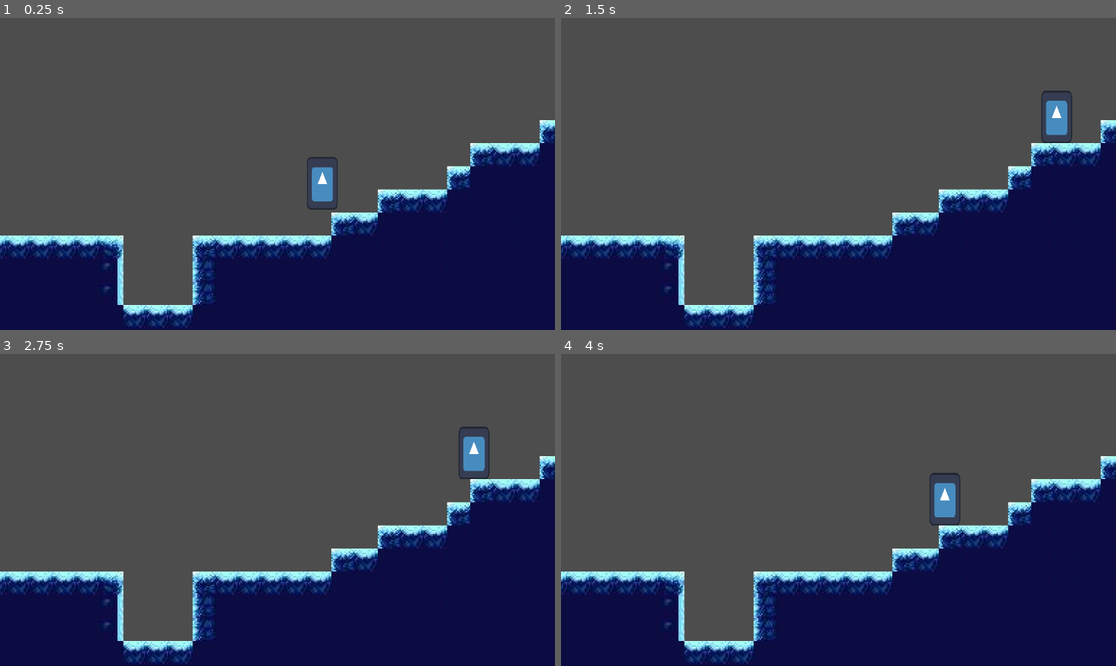
Above: before the commit, frames 1-4 (two rows, left to right).
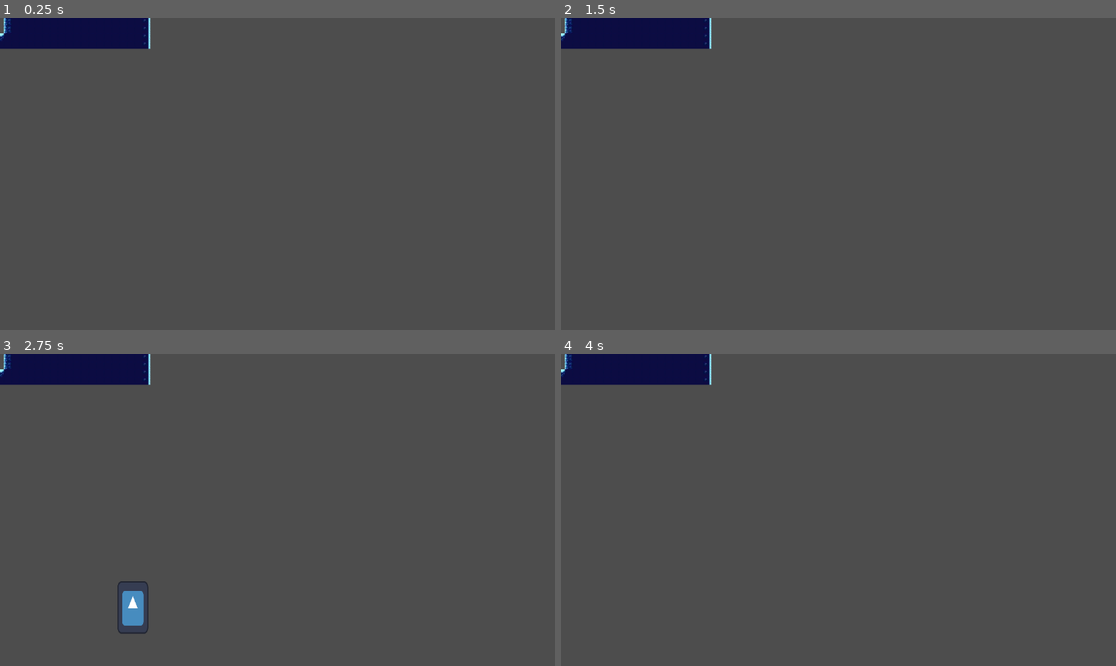
Above: after the commit, the same moments.

Repository: ssheng2000/ChipiChapa
Game: Godot game, scene res://main.tscn
Same seed, same stepped clock (60 frames per second), same inputs: the game is played once before the commit and once after it. Before the commit the project starts from res://world.tscn. The engine's default icon, where the game draws it, is replaced by a stand-in: a white triangle on a blue panel in a dark square.
Inputs (mouse positions are in pixels of both pictures, inside the frame that each line leads up to):
- Up to frame 1 (0.25 s): no input
- Up to frame 2 (1.5 s): tap Enter (ui_accept) at 0.5, 0.77 s; move the mouse to (960, 158) at 0.52 s; hold Right (ui_right) 0.53-1.25 s; click (960, 158) at 0.67 s; drag from (727, 189) to (810, 236) at 1.27 s
- Up to frame 3 (2.75 s): move the mouse to (333, 441) at 2.02 s; hold Left (ui_left) from 2.03 s (still down); click (333, 441) at 2.17 s
- Up to frame 4 (4 s): release Left (ui_left) at 2.75 s; drag from (810, 572) to (672, 463) at 2.77 s; move the mouse to (1005, 556) at 3.52 s; hold Right (ui_right) from 3.53 s (still down); click (1005, 556) at 3.67 s; tap Enter (ui_accept) at 3.77 s

The runs differ from the first frame. In frame 1, 39% of the frame differs, in the area x 0-100%, y 0-100%; in frame 2, 39%; in frame 3, 39%; in frame 4, 39%.

Commit message:
Restructured main scene, added buildable templates, level templates and need to correct interface

Diff:
--- /dev/null
+++ b/Levels/level.gd
@@ -0,0 +1,42 @@
+extends Node2D
+
+@export var pauses_amount := 3
+
+enum Mode { RUN, BUILD }
+
+@onready var pause_button := $PauseButton
+
+var mode: Mode = Mode.RUN
+var pauses_remaining := pauses_amount
+
+func _ready():
+	GlobalEventBus.pause.connect(_on_pause_requested)
+	GlobalEventBus.unpause.connect(_on_unpause_requested)
+
+	_set_mode(Mode.RUN)
+	_update_pause_button()
+
+func _set_mode(new_mode: Mode):
+	mode = new_mode
+	var build_enabled := (mode == Mode.BUILD)
+	get_tree().paused = build_enabled
+	GlobalEventBus.build_mode_changed.emit(build_enabled)
+
+func _on_pause_requested():
+	if mode == Mode.BUILD:
+		return
+	if pauses_remaining <= 0:
+		return
+
+	pauses_remaining -= 1
+	_update_pause_button()
+	_set_mode(Mode.BUILD)
+
+func _on_unpause_requested():
+	if mode == Mode.RUN:
+		return
+	_set_mode(Mode.RUN)
+
+func _update_pause_button():
+	if pause_button and pause_button.has_method("set_uses_left"):
+		pause_button.set_pauses_remaining(pauses_remaining)
--- /dev/null
+++ b/Levels/level_1.tscn
@@ -0,0 +1,5 @@
+[gd_scene format=3 uid="uid://24qkhr1a8goe"]
+
+[ext_resource type="PackedScene" uid="uid://cdonasd1xjlnd" path="res://Levels/level_template.tscn" id="1_n0qsc"]
+
+[node name="Level_1" unique_id=824580844 instance=ExtResource("1_n0qsc")]
--- a/Scenes/Areas/area_1.tscn
+++ b/Levels/level_template.tscn
@@ -1,9 +1,10 @@
 [gd_scene format=3 uid="uid://cdonasd1xjlnd"]
 
-[ext_resource type="Texture2D" uid="uid://cbqyya0crk1b3" path="res://Assets/Sprites/snow_tileset_V1.jpeg" id="1_wjp1n"]
+[ext_resource type="Script" uid="uid://brr34rmifata8" path="res://Levels/level.gd" id="1_nsw7g"]
+[ext_resource type="Texture2D" uid="uid://cbqyya0crk1b3" path="res://Assets/Sprites/snow_tileset_V1.jpeg" id="1_x7nqe"]
 
 [sub_resource type="TileSetAtlasSource" id="TileSetAtlasSource_ng53c"]
-texture = ExtResource("1_wjp1n")
+texture = ExtResource("1_x7nqe")
 0:0/0 = 0
 0:0/0/physics_layer_0/polygon_0/points = PackedVector2Array(-8, -8, 8, -8, 8, 8, -8, 8)
 1:0/0 = 0
@@ -418,9 +419,14 @@
 physics_layer_0/collision_layer = 1
 sources/0 = SubResource("TileSetAtlasSource_ng53c")
 
-[node name="Area1" type="Node2D" unique_id=824580844]
+[node name="Level_Template" type="Node2D" unique_id=824580844]
+script = ExtResource("1_nsw7g")
 
 [node name="TileMap" type="TileMap" parent="." unique_id=1784102515]
+position = Vector2(8, 0)
 tile_set = SubResource("TileSet_raj0s")
 format = 2
 layer_0/tile_data = PackedInt32Array(-9, 65536, 0, -8, 65536, 0, -7, 65536, 0, -6, 65536, 0, -5, 65536, 0, -4, 131072,  …(3004 unchanged characters)…
+
+[node name="Buildables" type="Node2D" parent="." unique_id=498116511]
+position = Vector2(-112, -55)
--- /dev/null
+++ b/Levels/sidebar.gd
@@ -0,0 +1,9 @@
+extends Area2D
+
+func _ready():
+	body_exited.connect(_on_body_exited)
+
+func _on_body_exited(body):
+	if body.is_in_group("buildable"):
+		print("rahhh body build")
+		body.on_left_sidebar()
--- /dev/null
+++ b/Scenes/build_panel.tscn
@@ -0,0 +1,49 @@
+[gd_scene format=3 uid="uid://beco8e106eotb"]
+
+[ext_resource type="Script" uid="uid://nxwangety8i2" path="res://Scripts/pause_button.gd" id="1_4uciv"]
+[ext_resource type="Theme" uid="uid://dj6ieub883x7q" path="res://Scenes/building_theme.tres" id="1_wj4hv"]
+[ext_resource type="Script" uid="uid://eeew3wajavvl" path="res://Levels/sidebar.gd" id="2_wj4hv"]
+[ext_resource type="Texture2D" uid="uid://d4i57vu4p7j" path="res://icon.svg" id="3_v5wb6"]
+
+[sub_resource type="RectangleShape2D" id="RectangleShape2D_ocva3"]
+size = Vector2(84, 248)
+
+[node name="BuildPanel" type="Control" unique_id=44705675]
+layout_mode = 3
+anchors_preset = 15
+anchor_right = 1.0
+anchor_bottom = 1.0
+offset_left = -540.0
+offset_top = -342.0
+offset_right = -545.0
+offset_bottom = -780.0
+grow_horizontal = 2
+grow_vertical = 2
+theme = ExtResource("1_wj4hv")
+
+[node name="Control" type="Control" parent="." unique_id=960154031]
+anchors_preset = 0
+offset_right = 40.0
+offset_bottom = 40.0
+metadata/_edit_use_anchors_ = true
+
+[node name="PauseButton" type="Button" parent="Control" unique_id=366641734]
+layout_mode = 0
+offset_right = 8.0
+offset_bottom = 8.0
+script = ExtResource("1_4uciv")
+metadata/_edit_use_anchors_ = true
+
+[node name="Area2D" type="Area2D" parent="." unique_id=1110513740]
+script = ExtResource("2_wj4hv")
+
+[node name="CollisionShape2D" type="CollisionShape2D" parent="Area2D" unique_id=968843670]
+position = Vector2(-195, -63)
+shape = SubResource("RectangleShape2D_ocva3")
+
+[node name="Sprite2D" type="Sprite2D" parent="Area2D" unique_id=1653081374]
+position = Vector2(556, -25)
+scale = Vector2(8.6953125, 1.953125)
+texture = ExtResource("3_v5wb6")
+
+[connection signal="pressed" from="Control/PauseButton" to="Control/PauseButton" method="_on_pressed"]
--- /dev/null
+++ b/Scenes/buildable_template.tscn
@@ -0,0 +1,12 @@
+[gd_scene format=3 uid="uid://btekrsm1oh5n0"]
+
+[ext_resource type="Script" uid="uid://dtj4x5tlfda2i" path="res://Scripts/buildable_object.gd" id="1_nxqm1"]
+
+[node name="Buildable_Template" type="Node2D" unique_id=1191292781]
+script = ExtResource("1_nxqm1")
+
+[node name="Sprite2D" type="Sprite2D" parent="." unique_id=823917014]
+
+[node name="RigidBody2D" type="RigidBody2D" parent="." unique_id=582075895]
+
+[node name="CollisionShape2D" type="CollisionShape2D" parent="RigidBody2D" unique_id=909133432]
--- /dev/null
+++ b/Scenes/building_theme.tres
@@ -0,0 +1,4 @@
+[gd_resource type="Theme" format=3 uid="uid://dj6ieub883x7q"]
+
+[resource]
+BuildPanel/base_type = &"PanelContainer"
--- /dev/null
+++ b/Scenes/plank.tscn
@@ -0,0 +1,18 @@
+[gd_scene format=3 uid="uid://chhbfsdxq7k15"]
+
+[ext_resource type="PackedScene" uid="uid://btekrsm1oh5n0" path="res://Scenes/buildable_template.tscn" id="1_t6gv0"]
+[ext_resource type="Texture2D" uid="uid://d4i57vu4p7j" path="res://icon.svg" id="2_cxi8c"]
+
+[sub_resource type="RectangleShape2D" id="RectangleShape2D_cxi8c"]
+size = Vector2(190, 31)
+
+[node name="Plank" unique_id=1191292781 instance=ExtResource("1_t6gv0")]
+
+[node name="Sprite2D" parent="." index="0" unique_id=823917014]
+position = Vector2(0.5000019, -1.5000023)
+scale = Vector2(1.4765625, 0.24218747)
+texture = ExtResource("2_cxi8c")
+
+[node name="CollisionShape2D" parent="RigidBody2D" parent_id_path=PackedInt32Array(582075895) index="0" unique_id=909133432]
+position = Vector2(1, -1.5)
+shape = SubResource("RectangleShape2D_cxi8c")
--- /dev/null
+++ b/Scripts/buildable_object.gd
@@ -0,0 +1,74 @@
+extends Node2D
+class_name Buildable
+
+enum State { INACTIVE, PLACING, ACTIVE }
+
+@export var body_path: NodePath = ^"RigidBody2D"
+
+var state: State = State.INACTIVE
+var dragging := false
+
+@onready var body: Node = get_node_or_null(body_path)
+
+func _ready():
+	add_to_group("buildable")
+	process_mode = Node.PROCESS_MODE_ALWAYS # allow dragging while paused
+
+	GlobalEventBus.build_mode_changed.connect(_on_build_mode_changed)
+
+	_set_state(State.INACTIVE)
+
+func _on_build_mode_changed(enabled: bool):
+	if enabled:
+		_set_state(State.PLACING)
+	elif (not enabled) and state == State.PLACING: #might add check later for state inactive too
+		_set_state(State.ACTIVE)
+
+func on_left_sidebar(): #sidebar calls this
+	if state == State.INACTIVE:
+		_set_state(State.PLACING)
+
+func _unhandled_input(event):
+	if state != State.PLACING:
+		return
+
+	if event is InputEventMouseButton and event.button_index == MOUSE_BUTTON_LEFT:
+		if event.pressed:
+			if global_position.distance_to(get_global_mouse_position()) < 32: #arbritrary dist
+				dragging = true
+		else:
+			dragging = false
+
+func _process(_delta):
+	if state == State.PLACING and dragging:
+		global_position = get_global_mouse_position().snapped(Vector2(16, 16))
+
+func _set_state(s: State):
+	state = s
+	dragging = false
+
+	match state:
+		State.INACTIVE:
+			_disable_physics_and_collisions()
+		State.PLACING:
+			_disable_physics_and_collisions()
+		State.ACTIVE:
+			_enable_physics_and_collisions()
+
+func _disable_physics_and_collisions():
+	if body is RigidBody2D:
+		body.freeze = true
+	# disable all child collshape2Ds
+	_set_colliders_disabled(true)
+
+func _enable_physics_and_collisions():
+	_set_colliders_disabled(false)
+	if body is RigidBody2D:
+		body.freeze = false
+		body.sleeping = false
+
+func _set_colliders_disabled(disabled: bool):
+	if body == null: return
+	for n in body.get_children():
+		if n is CollisionShape2D:
+			n.disabled = disabled
--- /dev/null
+++ b/Scripts/game_state.gd
@@ -0,0 +1,19 @@
+extends Node
+
+# defines signal for build mode, init build mode as false
+
+signal build_mode_changed(enabled: bool)
+
+var build_mode := false
+
+func enter_build_mode():
+	if build_mode: return
+	build_mode = true
+	get_tree().paused = true
+	emit_signal("build_mode_changed", true)
+
+func exit_build_mode():
+	if not build_mode: return
+	build_mode = false
+	get_tree().paused = false
+	emit_signal("build_mode_changed", false)
--- /dev/null
+++ b/Scripts/global_event_bus.gd
@@ -0,0 +1,11 @@
+extends Node
+
+signal pause
+
+signal unpause
+
+signal next_level
+
+signal restart_level
+
+signal build_mode_changed(enabled,bool)
--- /dev/null
+++ b/Scripts/pause_button.gd
@@ -0,0 +1,33 @@
+extends Button
+
+var build_mode := false
+var pauses_remaining := 0
+
+func _ready():
+	process_mode = Node.PROCESS_MODE_ALWAYS
+	GlobalEventBus.build_mode_changed.connect(_on_build_mode_changed)
+	pressed.connect(_on_pressed)
+	_refresh_text()
+
+func set_pauses_remaining(v: int):
+	pauses_remaining = v
+	_refresh_text()
+
+func _on_build_mode_changed(enabled: bool):
+	build_mode = enabled
+	_refresh_text()
+
+func _on_pressed():
+	if build_mode:
+		GlobalEventBus.unpause.emit()
+	else:
+		# main checks uses left
+		GlobalEventBus.pause.emit()
+
+func _refresh_text():
+	if build_mode:
+		text = "Resume"
+		disabled = false
+	else:
+		text = "Build (%d)" % pauses_remaining
+		disabled = (pauses_remaining <= 0)
--- /dev/null
+++ b/main.gd
@@ -0,0 +1,31 @@
+extends Node
+
+enum Mode { RUN, BUILD }
+
+@export var levels: Array[PackedScene] = []
+
+@onready var level_container := $Levels
+
+var level_index := 0
+var current_level: Node = null
+
+func _ready():
+	GlobalEventBus.next_level.connect(_on_next_level)
+	GlobalEventBus.restart_level.connect(_on_restart_level)
+
+	_load_level(0)
+
+func _load_level(i: int):
+	if current_level and is_instance_valid(current_level):
+		current_level.queue_free()
+
+	current_level = levels[i].instantiate()
+	level_container.add_child(current_level)
+
+
+func _on_next_level():
+	level_index += 1
+	_load_level(level_index)
+
+func _on_restart_level():
+	_load_level(level_index)
--- /dev/null
+++ b/main.tscn
@@ -0,0 +1,16 @@
+[gd_scene format=3 uid="uid://dcdwyd3pwxcbi"]
+
+[ext_resource type="Script" uid="uid://brxj1lnux6d8b" path="res://main.gd" id="1_1bvp3"]
+[ext_resource type="PackedScene" uid="uid://etn6lit8vxiu" path="res://player.tscn" id="3_7mycd"]
+[ext_resource type="PackedScene" uid="uid://24qkhr1a8goe" path="res://Levels/level_1.tscn" id="4_272bh"]
+
+[node name="Main" type="Node2D" unique_id=1856454705]
+script = ExtResource("1_1bvp3")
+levels = Array[PackedScene]([ExtResource("4_272bh")])
+
+[node name="Levels" type="Node2D" parent="." unique_id=1512227688]
+
+[node name="Level_1" parent="Levels" unique_id=824580844 instance=ExtResource("4_272bh")]
+
+[node name="Player" parent="." unique_id=1287424047 instance=ExtResource("3_7mycd")]
+position = Vector2(-116, -19)
--- a/project.godot
+++ b/project.godot
@@ -15,9 +15,13 @@
 [application]
 
 config/name="ChipiChapa"
-run/main_scene="res://world.tscn"
+run/main_scene="uid://dcdwyd3pwxcbi"
 config/features=PackedStringArray("4.6", "Mobile")
 config/icon="res://icon.svg"
+
+[autoload]
+
+GlobalEventBus="*uid://caya50lf5v5mc"
 
 [rendering]
 
Binary file added: Assets/Sprites/build_panel.png
Not shown, added: Assets/Sprites/build_panel.png.import
Not shown, added: Levels/level.gd.uid
Not shown, added: Levels/sidebar.gd.uid
Not shown, added: Scripts/buildable_object.gd.uid
Not shown, added: Scripts/game_state.gd.uid
Not shown, added: Scripts/global_event_bus.gd.uid
Not shown, added: Scripts/pause_button.gd.uid
Not shown, added: main.gd.uid
